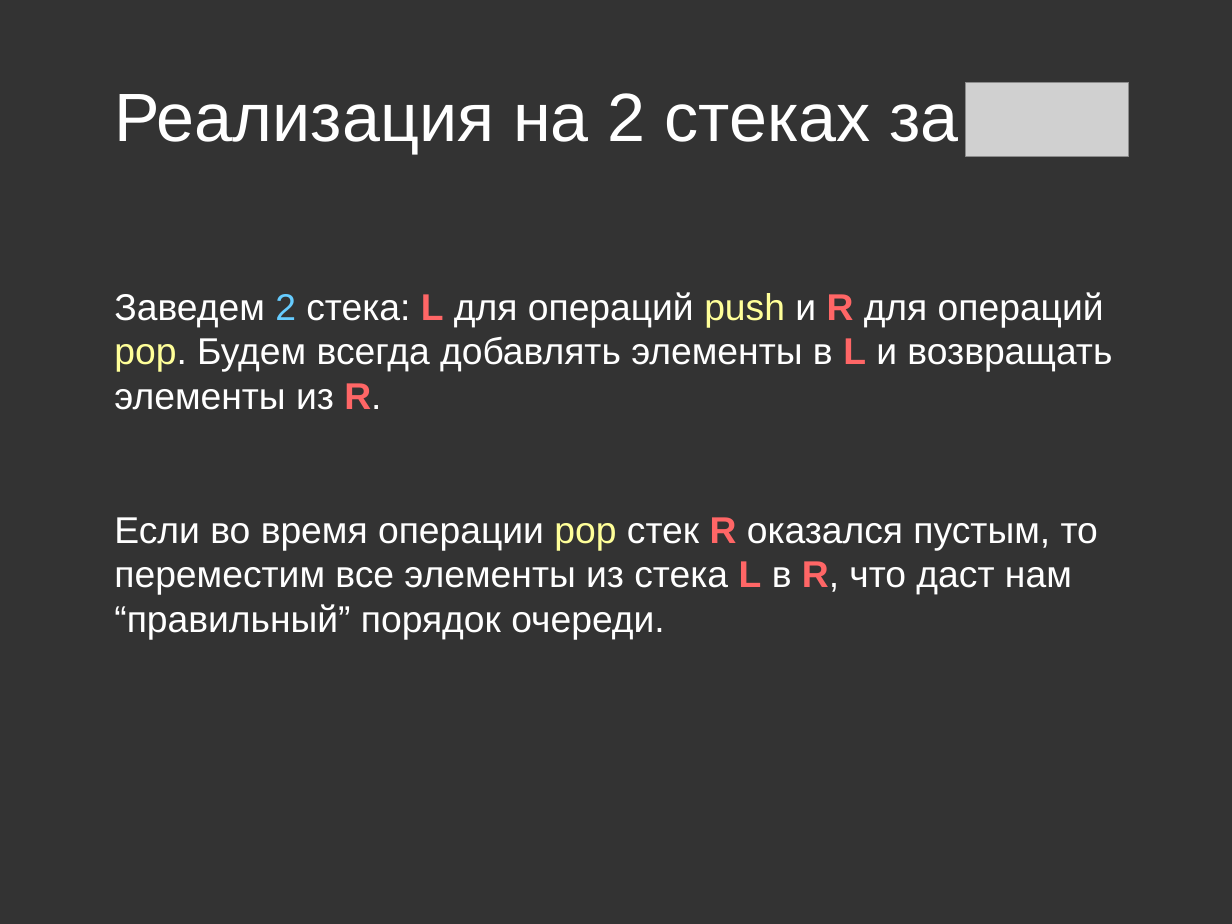
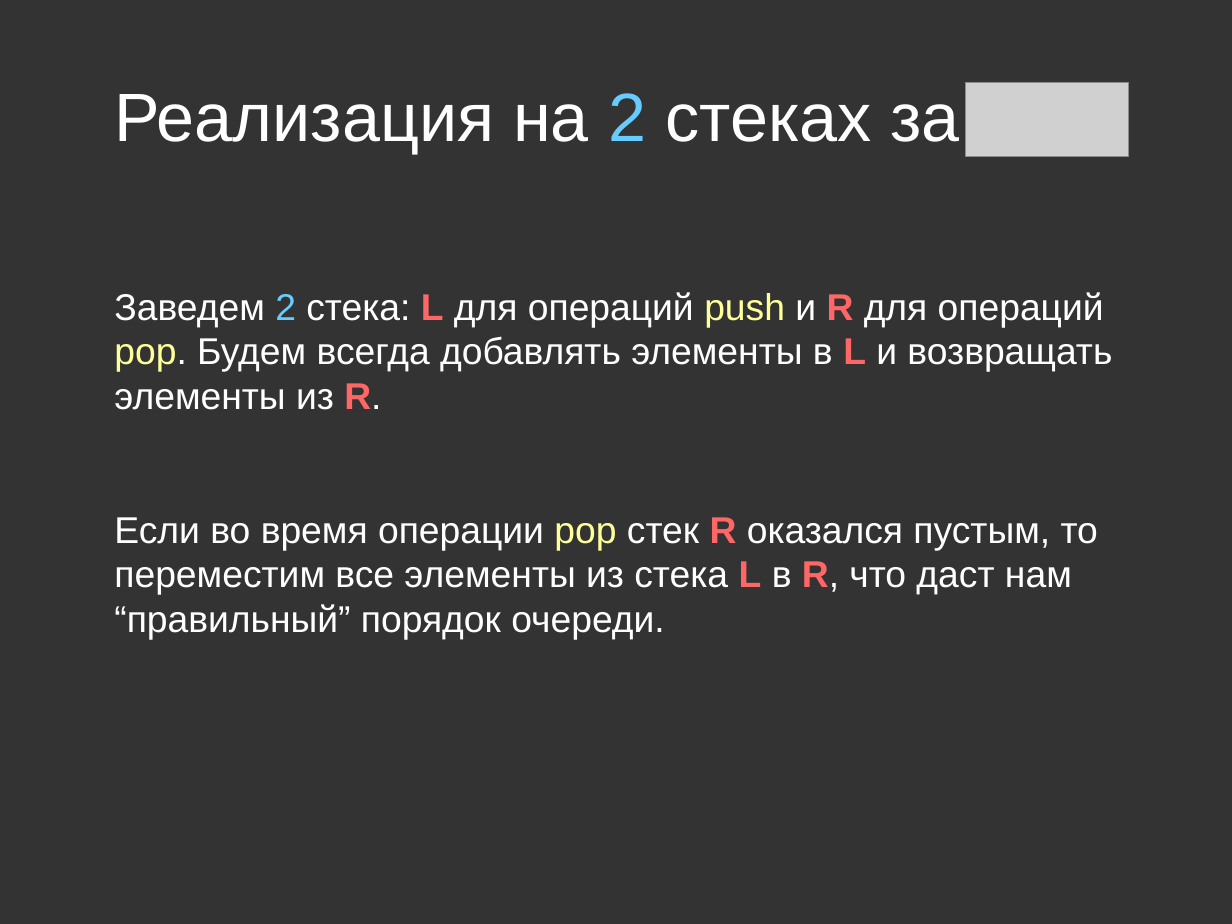
Before and after one commit to Arvolear/Visualizers, a slide deck: slide 7 of Queue_on_six_stacks/Presentation/Sueue.odp. Drawn at 1232x924 pixels with LibreOffice and Linux fonts; fonts in the diff are those of the drawing; grey boxes stand for pictures. Boxes give left, top, right and bottom in pixels: in the first picture for what was removed or moved away, otherwise in the second. Text is boxed around its words. In the diff, an @@ line names an element or a change of style, - is before the commit and + after.

```diff
--- a/Queue_on_six_stacks/Presentation/Sueue.odp
+++ b/Queue_on_six_stacks/Presentation/Sueue.odp
@@ title "Реализация на 2 стеках за" at (x1=114, y1=93, x2=959, y2=153): text colour #FFFFFF to #66CCFF in "2" @@
```
Also in this commit, not shown: 6 other slides changed, 6 slides added, 7 other files.
